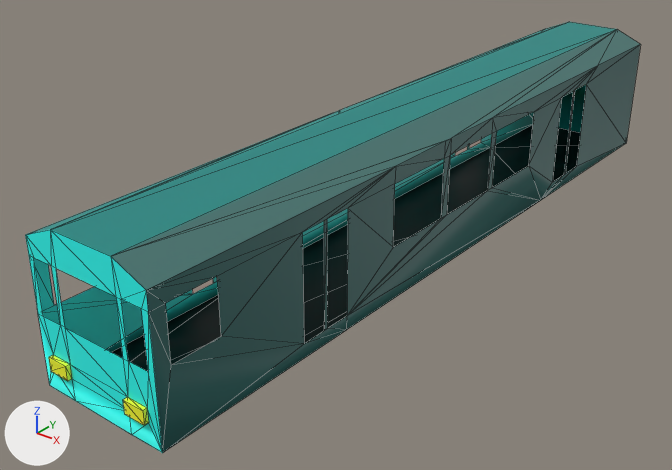
Renders of the OBJ model assets/models/subway.obj from each side of a commit.
Before and after are seen from a camera (50 mm lens) standing at (19.4, -29.3, 14.3) and looking at (-1.7, -2.9, -2.1). Lighting does not change. The marker at lower left points along +X, +Y and +Z. Mesh edges are drawn as thin lines. Where no turn or scale is listed for an object, it has been applied to the vertices.

Objects in the first picture: 'Cube_Cube.007'.
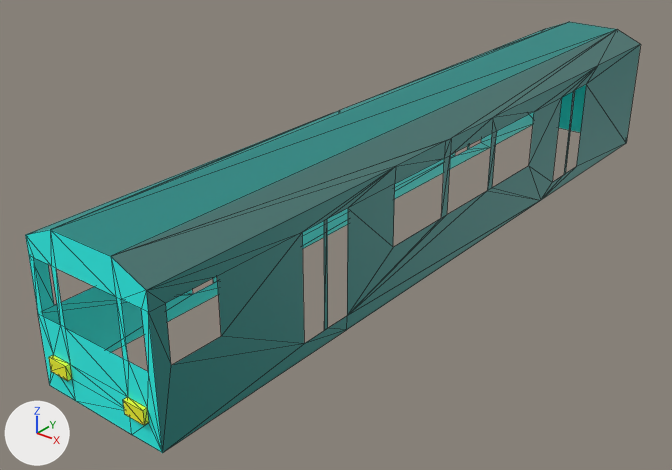
Pixel boxes [x1, y1, x2, y2] of what changed, in the pictures (672 x 470 px):
'Cube_Cube.007', recoloured, reshaped: [25, 22, 641, 453] in both
part 1 of me_cube_cube_007, deleted: before [112, 125, 580, 371]

What changed in the scene script:
```text
Change mat_material_006:
    mat_material_006.base_color: (0.00381, 0.0927, 0.0846) -> (0.00615, 0.211, 0.192)  # dark cyan #0c5652 -> cyan #127f79
Change me_cube_cube_007:
    where me_cube_cube_007.from_pydata(...)  # 123 vertices, 204 faces; spans x -2.6..2.6, y -16.2..16.0, z -2.6..3.2
    used by ob_cube_cube_007; location = (0.0, 0.0, 0.0)
    verts and faces of me_cube_cube_007; kept vertices keep their numbers, new ones are numbered from 123
    before: 1 (-2.6, -16.0, -2.6) at pixel (49, 385), 3 (-2.6, 16.0, -2.6), 11 (-2.6, 11.0, -2.6) at pixel (490, 147), 18 (-1.3, -16.0, -2.6) at pixel (75, 400), 36 (-2.6, -7.6, -2.6)
    before: 63 (2.6, -16.0, -2.6) at pixel (162, 452), 65 (2.6, 16.0, -2.6) at pixel (626, 143), 78 (1.3, -16.0, -2.6) at pixel (131, 434), 87 (2.6, 6.5, -2.6) at pixel (540, 200), 97 (2.6, -7.6, -2.6) at pixel (346, 329)
    me_cube_cube_007 part 1
    add delete_faces([(78, 97, 87), (18, 78, 87), (1, 18, 36), (11, 36, 87), (3, 11, 65), (18, 87, 36)])
    add delete_faces([(63, 97, 78), (11, 87, 65)])
    remove me_cube_cube_007.materials.append(mat_floor)  # black #000000
```
